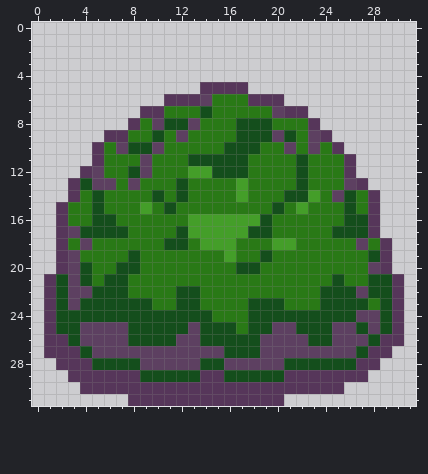
File history of a pixel-art sprite, Assets/Resources/Images/Tilesets/Forest/obstacle0.png. Above, as it was before the edit.
The file is 32x32 pixels.
The result:
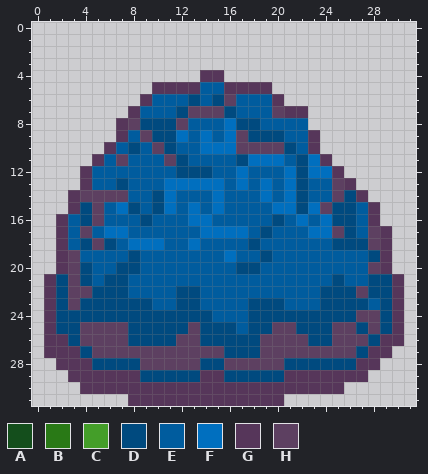
Palette (. is transparent): A #144e1c  B #297916  C #449e29  D #004a7f  E #005c9e  F #006fbf  G #56365a  H #5d4061
From old to new:
Changed rows in their new state; - is an unchanged pixel.
first column x 2:
 4 ------------GG--------------
 5 --------GGGGEE--GG----------
 6 -------GEEEDEDHEEE----------
 7 ------GEEEDHHHDEEE----------
 8 -----GHDDDHEEEFDDEEEE.------
 9 ----.-EHDDFEFEFHDDDEEG.-----
10 ---.GEDE-DEEFFFHHHHDEG..----
11 ----EHEEEHDEEEEDFFFEDFG..---
12 ---EEEEEEEDDDEEFEEEFDFFG.---
13 -.GEEDEEEFFFFFEFEFEFDEEHG.--
14 --HHHHEEDFEEEFEEEFEFDEE-DG.-
15 .GDHEFDEDFEFEFEEEEFFDFHDDE--
16 -EDHEEEDEEEFFEEEEEDEFEFDDE--
17 -EHEFFEEEEEEFFFFEDEEEFFHDEHG
18 -EDHDEFFFEEFEEEEDEEEEEEDDDH-
19 --EEEEDEEEEEEEFEEDEEEEEEEED-
20 --DEEDDEEEEEEEEDDEEEEEEEEE--
21 D-DEDDEEEEEEEEEEEEEEEEEDEEDD
22 D--DDDEEEEDDEEEEEEEEEEDDD-DD
23 D-DDDDDDEEDDEEEEDDDEEEDDDDED
24 DDDDDDDDDDDDDEEEDDDDDDDDD--D
25 DD----DDDDD-DDDEDD--DDD--D-D
26 -D----DDDD--DDDDD----DD---D-
27 --D-----------DDD--------D--
28 ---DDDD-----DD-----DDDDDD---
29 -------DDDDD--DDDDD---------
Pixel boxes of the changes (left, top, right, bottom) in both pictures:
changed: (56, 70, 392, 382)
